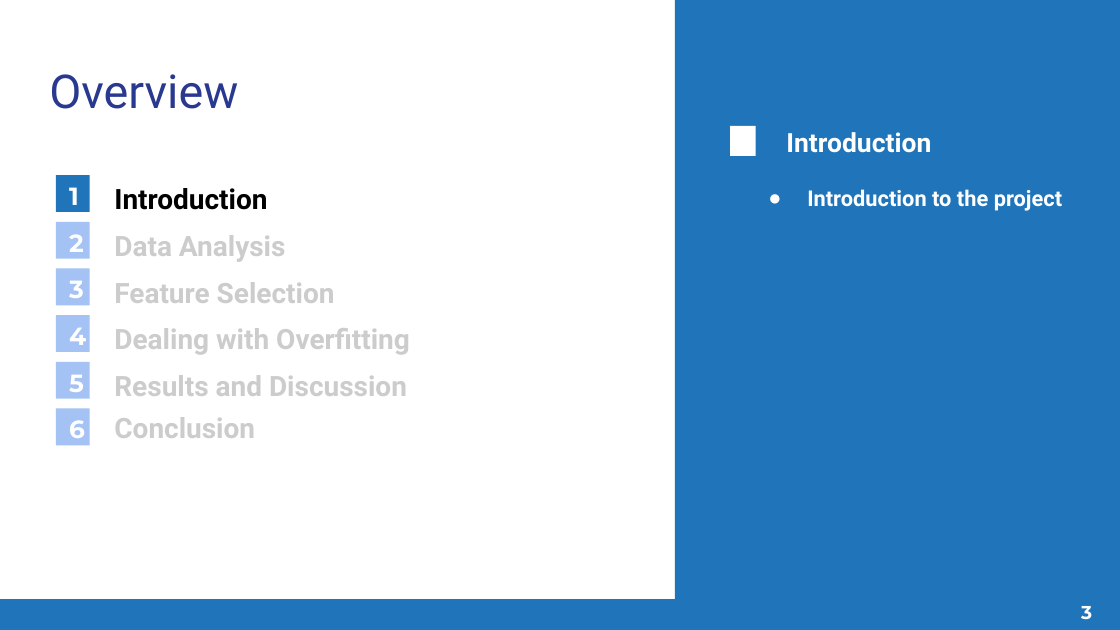
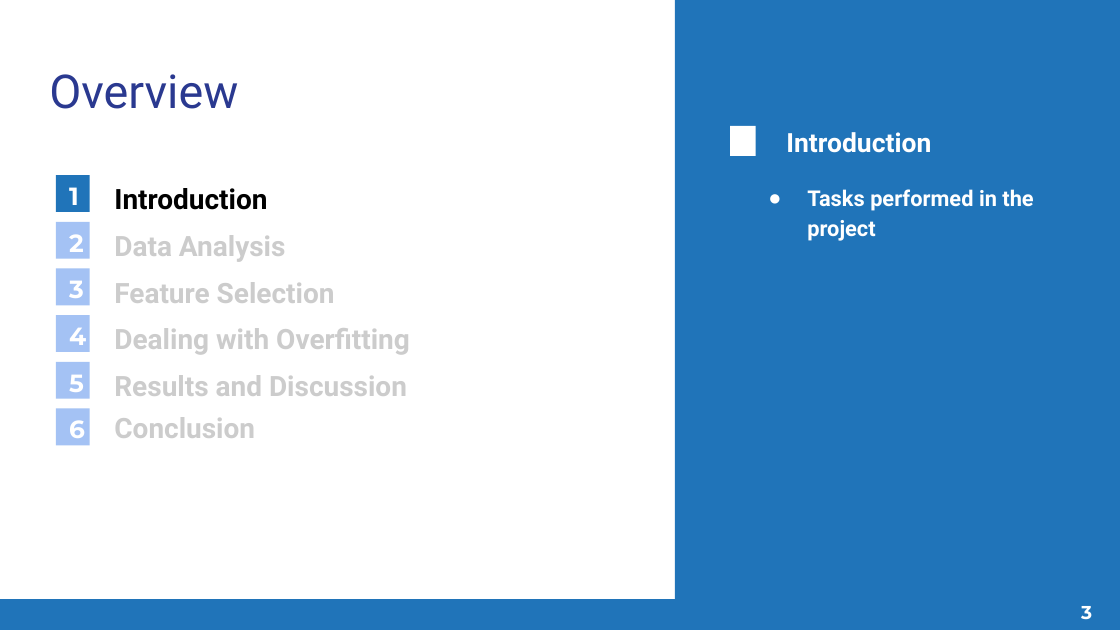
Before and after one commit to ayushkumarshah/Linear_Feature_Engineering_Matlab, a slide deck: slide 3 of documentation/Quantitative Foundations Project 1 - Slide Deck.pptx. Drawn at 1120x630 pixels with LibreOffice and Linux fonts; fonts in the diff are those of the drawing. Boxes give left, top, right and bottom in pixels: in the first picture for what was removed or moved away, otherwise in the second. Text is boxed around its words. In the diff, an @@ line names an element or a change of style, - is before the commit and + after.

Commit message:
Finalise the project

```diff
--- a/documentation/Quantitative Foundations Project 1 - Slide Deck.pptx
+++ b/documentation/Quantitative Foundations Project 1 - Slide Deck.pptx
@@ text at <box>807,189,1033,241</box>: text changed @@
-● Introduction to the project
+● Tasks performed in the project
```
Also in this commit, not shown: 7 other slides changed, 2 other files.
